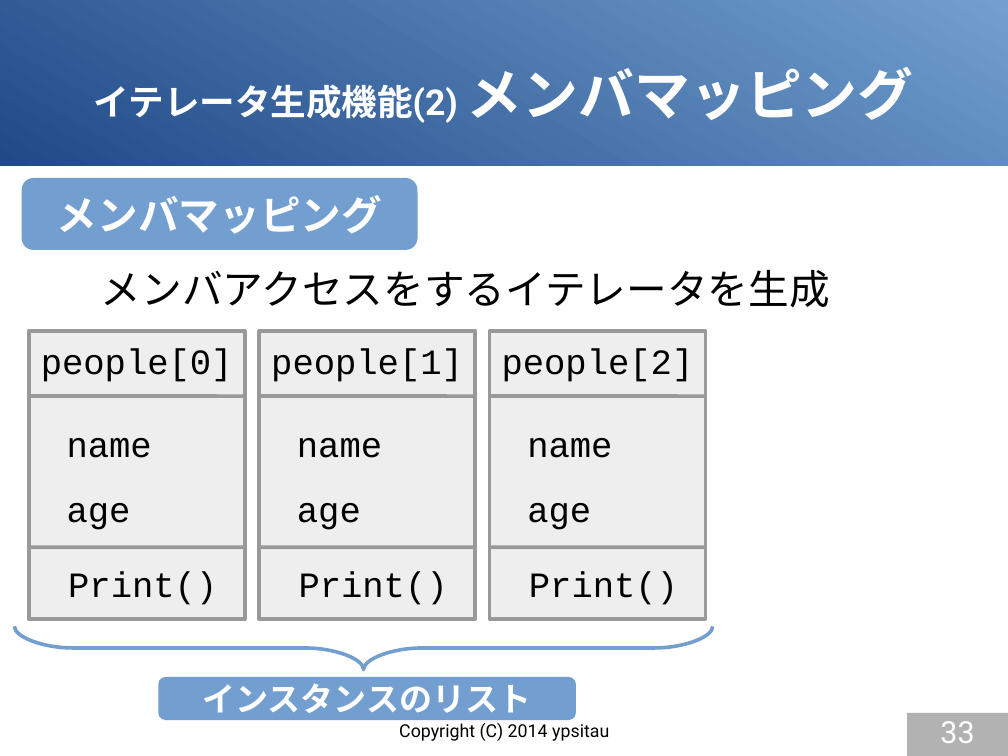
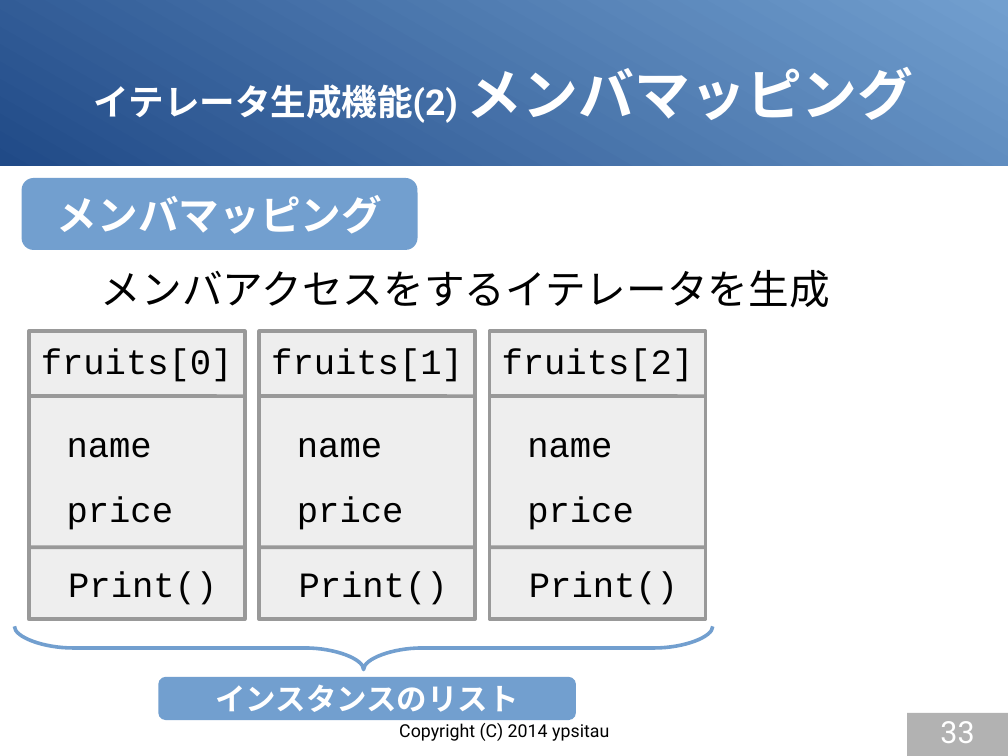
Before and after one commit to gura-lang/gura-doc, a slide deck: slide 33 of presentation/gura-introduction.odp. Drawn at 1008x756 pixels with LibreOffice and Linux fonts; fonts in the diff are those of the drawing. Boxes give left, top, right and bottom in pixels: in the first picture for what was removed or moved away, otherwise in the second. Text is boxed around its words. In the diff, an @@ line names an element or a change of style, - is before the commit and + after.

```diff
--- a/presentation/gura-introduction.odp
+++ b/presentation/gura-introduction.odp
@@ text at [41,349,233,382]: text changed @@
-people[0]
+fruits[0]
@@ text at [271,349,463,382]: text changed @@
-people[1]
+fruits[1]
@@ text at [502,349,694,382]: text changed @@
-people[2]
+fruits[2]
@@ text at [67,497,174,530]: text changed @@
-age
+price
@@ text at [297,497,404,530]: text changed @@
-age
+price
@@ text at [527,497,634,530]: text changed @@
-age
+price
@@ rounded rectangle "インスタンスのリスト" at [158,677,576,720]: size 26 to 24 pt @@
```
Also in this commit, not shown: 5 other slides changed, 1 slide added, 1 slide removed.
